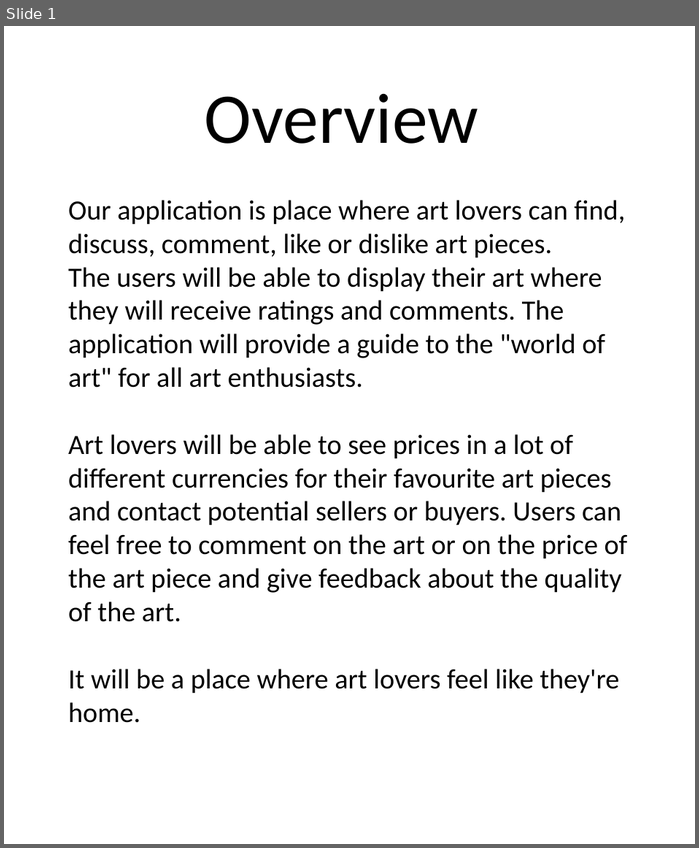
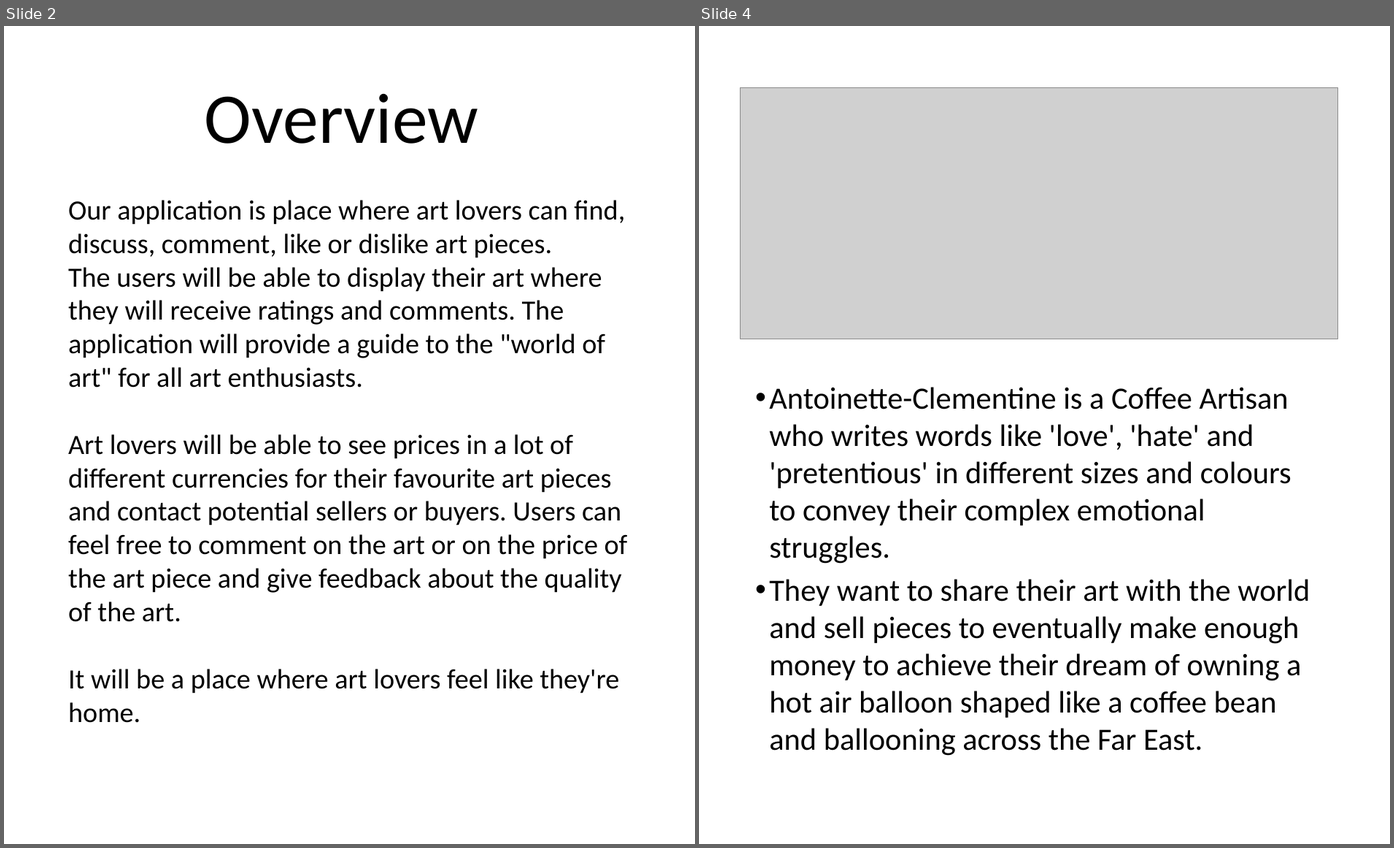
Before and after one commit to GilesMunn/artbud, a slide deck: Design Specification.pptx. Shown side by side, each under a label of ours: slide 1 before the commit, slides 2 and 4 after it; the slides between them are not shown. The pictures are 699x848 and 1394x848 pixels, drawn with LibreOffice and Linux fonts; fonts in the diff are those of the drawing; grey boxes stand for pictures. Boxes give left, top, right and bottom in pixels: in the first picture for what was removed or moved away, otherwise in the second. Text is boxed around its words. In the diff, an @@ line names an element or a change of style, - is before the commit and + after.

```diff
--- a/Design Specification.pptx
+++ b/Design Specification.pptx
@@ slide 4 added at box(699, 26, 1390, 844), background #FFFFFF @@
@@ picture added at box(740, 88, 1338, 338) @@
@@ text added at box(769, 387, 1310, 755), 60 pt, text #000000 @@
+• Antoinette-Clementine is a Coffee Artisan who writes words like 'love', 'hate' and 'pretentious' in different sizes and colours to convey their complex emotional struggles.
+• They want to share their art with the world and sell pieces to eventually make enough money to achieve their dream of owning a hot air balloon shaped like a coffee bean and ballooning across the Far East.
@@ what was slide 1 is now slide 2 @@
```
Also in this commit, not shown: 4 other slides added, 1 other file.
